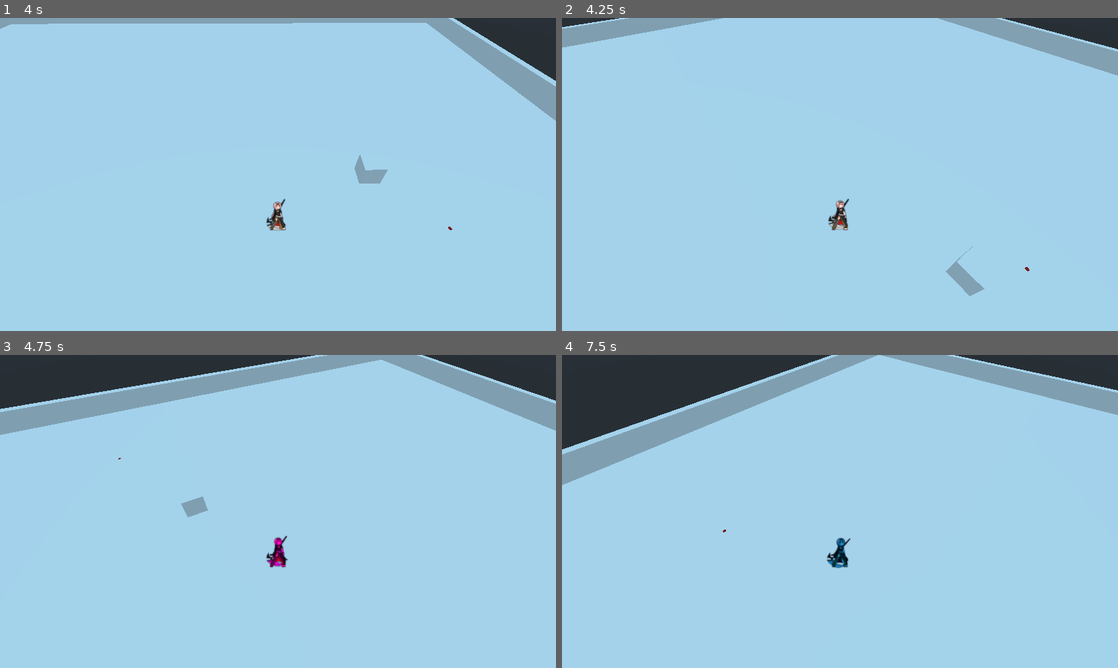
Above: before the commit, frames 1-4 (two rows, left to right).
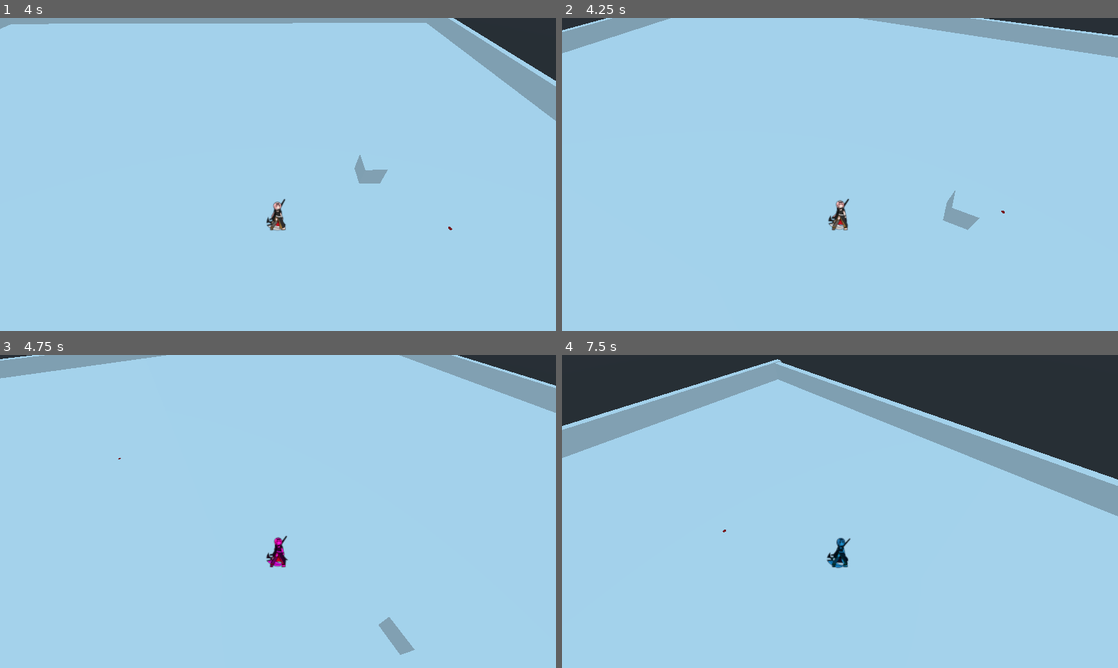
Above: after the commit, the same moments.

Repository: jeyao14/ProjectAeronautica
Game: Godot game, scene res://World/Spatial.tscn
Two runs of this game, one before a commit and one after it. Both use one fixed random seed, a clock stepped at 60 frames per second and the inputs below.
Inputs (mouse positions are in pixels of both pictures, inside the frame that each line leads up to):
- Up to frame 1 (4 s): move the mouse to (400, 158) at 0.52 s; press the mouse at (400, 158) at 0.53 s; hold E (c_rotate_right) 0.53-1.28 s; tap Space (use_ability) at 0.8, 1.35, 2.3, 3.8 s; move the mouse to (166, 190) at 1.27 s; release the mouse at (166, 190) at 1.28 s; hold S (move_back) 1.28-2.03 s; click (166, 190) at 1.55 s; move the mouse to (333, 105) at 2.02 s; hold E (c_rotate_right) 2.03-2.78 s; tap Shift (dodgeroll) at 2.1 s; move the mouse to (250, 237) at 2.77 s; hold W (move_forward) 2.78-3.53 s; click (250, 237) at 2.85 s; move the mouse to (444, 221) at 3.52 s; hold Q (c_rotate_left) from 3.53 s (still down); tap 1 (swap_character_1) at 3.6 s
- Up to frame 2 (4.25 s): keep holding Q (c_rotate_left); tap Z (reset_camera) at 4.15 s
- Up to frame 3 (4.75 s): keep holding Q (c_rotate_left); move the mouse to (111, 464) at 4.27 s; tap 2 (swap_character_2) at 4.35 s; click (111, 464) at 4.55 s
- Up to frame 4 (7.5 s): move the mouse to (867, 511) at 5.02 s; release Q (c_rotate_left) at 5.03 s; hold S (move_back) 5.03-5.78 s; tap 3 (swap_character_3) at 5.1 s; tap Space (use_ability) at 5.3, 5.85, 6.8 s; move the mouse to (756, 433) at 5.77 s; hold E (c_rotate_right) 5.78-6.53 s; click (756, 433) at 6.05 s; move the mouse to (962, 495) at 6.52 s; hold W (move_forward) 6.53-7.28 s; tap Ctrl (use_ult) at 6.6 s; move the mouse to (728, 527) at 7.27 s; hold E (c_rotate_right) from 7.28 s (still down); click (728, 527) at 7.35 s

Frame 1 is identical in both runs. In frame 2, 2.8% of the frame differs, in the area x 0-100%, y 0-89%; in frame 3, 12%; in frame 4, 21%, in the area x 0-100%, y 0-52%.

Commit message:
added unique action abilities for each test character

Diff:
--- a/src/Characters/Shared/CameraRotate.gd
+++ b/src/Characters/Shared/CameraRotate.gd
@@ -27,14 +27,16 @@
 	if (Input.is_action_just_pressed("reset_camera") && enable_cardinal == true):
 		reset = true;
 		var nearest_cardinal = find_nearest_cardinal(current_rot.y);
-		TWEEN.interpolate_property(CAMERABOOM, "rotation_degrees", current_rot, Vector3(current_rot.x,nearest_cardinal,current_rot.z), 0.2, Tween.TRANS_EXPO, Tween.EASE_IN_OUT)
+		TWEEN.interpolate_property(CAMERABOOM, "rotation_degrees", current_rot,
+			Vector3(current_rot.x,nearest_cardinal,current_rot.z), 0.2, Tween.TRANS_EXPO, Tween.EASE_IN_OUT)
 		TWEEN.start();
 		yield(TWEEN, "tween_completed")
 		reset = false;
 #		CAMERABOOM.rotation.y = lerp_angle(current_rot, 0, delta*10)
 	if (Input.is_action_just_pressed("reset_camera") && enable_cardinal == false):
 		reset = true;
-		TWEEN.interpolate_property(CAMERABOOM, "rotation_degrees", current_rot, Vector3(current_rot.x,0,current_rot.z), 0.2, Tween.TRANS_EXPO, Tween.EASE_IN_OUT)
+		TWEEN.interpolate_property(CAMERABOOM, "rotation_degrees", current_rot,
+			Vector3(current_rot.x,0,current_rot.z), 0.2, Tween.TRANS_EXPO, Tween.EASE_IN_OUT)
 		TWEEN.start();
 		yield(TWEEN, "tween_completed")
 		reset = false;
--- a/src/Characters/Shared/CameraRotate.tscn
+++ b/src/Characters/Shared/CameraRotate.tscn
@@ -4,6 +4,7 @@
 
 [node name="Camera" type="Spatial"]
 script = ExtResource( 1 )
+enable_cardinal = true
 
 [node name="CameraBoom" type="Position3D" parent="."]
 transform = Transform( 1, 0, 0, 0, 0.258819, 0.965926, 0, -0.965926, 0.258819, 0, 0, 0 )
--- a/src/Characters/Shared/CharacterHandler.gd
+++ b/src/Characters/Shared/CharacterHandler.gd
@@ -124,7 +124,7 @@
 	var origin = CAMERA.project_ray_origin(mousepos);
 	var target = origin + CAMERA.project_ray_normal(mousepos) * 1000;
 
-	# find intersection between raycast and world
+	# find intersection between raycast and worldz
 	var result = space.intersect_ray(origin, target);
 
 	# if result has a value update cursor to result.position
--- a/src/Characters/TestCharacter/TestCharacter.gd
+++ b/src/Characters/TestCharacter/TestCharacter.gd
@@ -14,7 +14,11 @@
 	hurt_player()
 	pass # Replace with function body.
 
+func use_attack():
+	print("using test character 1 attack");
 
+func use_ability():
+	print("using test character 1 ability")
 
 func _on_HitBox_body_entered(body):
 	print("BODY ENTERED")
--- a/src/Characters/TestCharacter2/TestCharacter2.gd
+++ b/src/Characters/TestCharacter2/TestCharacter2.gd
@@ -14,7 +14,11 @@
 	hurt_player()
 	pass # Replace with function body.
 
+func use_attack():
+	print("using test character 2 attack");
 
+func use_ability():
+	print("using test character 2 ability")
 
 func _on_HitBox_body_entered(body):
 	print("BODY ENTERED")
--- a/src/Characters/TestCharacter3/TestCharacter3.gd
+++ b/src/Characters/TestCharacter3/TestCharacter3.gd
@@ -14,7 +14,11 @@
 	hurt_player()
 	pass # Replace with function body.
 
+func use_attack():
+	print("using test character 3 attack");
 
+func use_ability():
+	print("using test character 3 ability")
 
 func _on_HitBox_body_entered(body):
 	print("BODY ENTERED")
